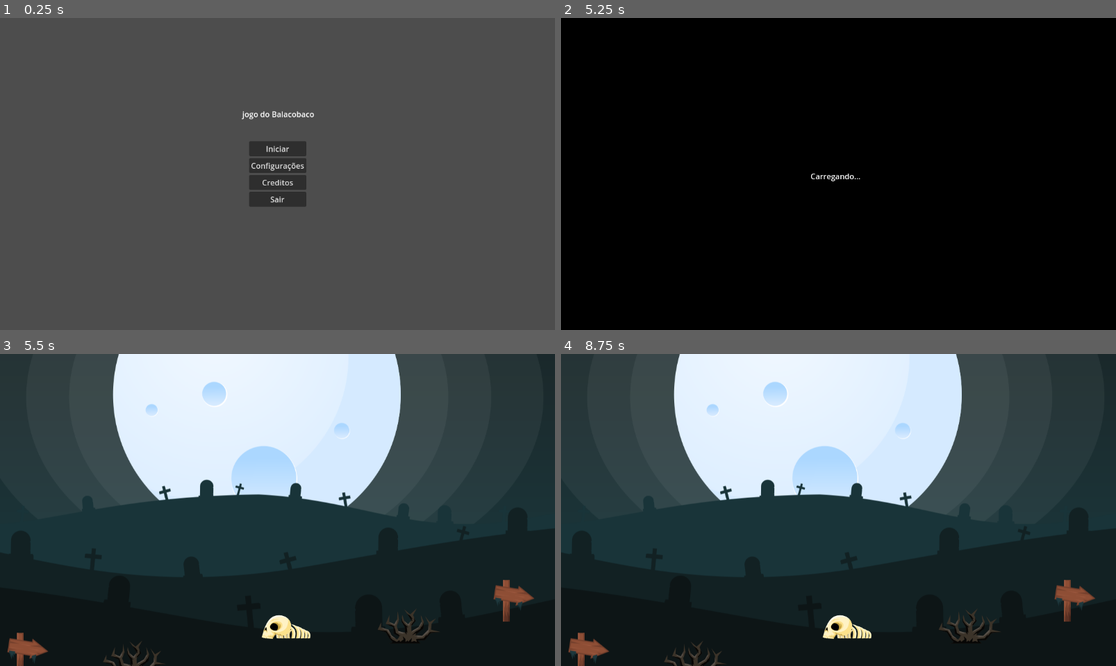
Above: before the commit, frames 1-4 (two rows, left to right).
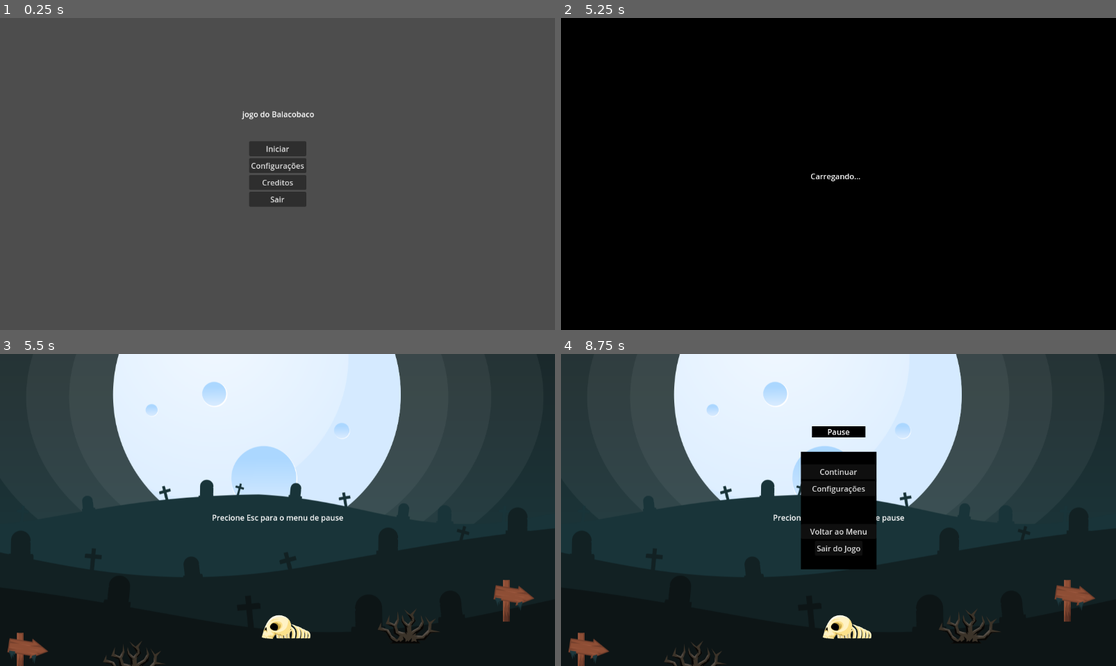
Above: after the commit, the same moments.

Repository: gsmereka/42-Game-Jam
Game: Godot game, scene res://Scenes/UI/Menu/menu.tscn
Two runs of this game, one before a commit and one after it. Both use one fixed random seed, a clock stepped at 60 frames per second and the inputs below.
Inputs:
- Up to frame 1 (0.25 s): no input
- Up to frame 2 (5.25 s): click "Configurações" at 0.5 s; click "Iniciar" at 1.25 s; click "Iniciar" at 2 s; click "Janela" at 2.75 s; click "Fechar" at 3.5 s; click "Iniciar" at 4.25 s; tap Enter at 5 s
- Up to frame 3 (5.5 s): no input
- Up to frame 4 (8.75 s): tap Space at 5.75, 7.25 s; tap Enter at 6.5, 8 s; tap Escape (Esc) at 8.65 s

Frames 1-2 are identical in both runs. In frame 3, 0.2% of the frame differs, in the area x 38-62%, y 51-55%; in frame 4, 5.6%, in the area x 38-62%, y 23-70%.

Commit message:
Feat: add pause menu

Diff:
--- a/Scenes/Game/Placeholder.tscn
+++ /dev/null
@@ -1,32 +0,0 @@
-[gd_scene load_steps=5 format=3 uid="uid://dsqdj3rnksu66"]
-
-[ext_resource type="Texture2D" uid="uid://b6k4hkde4sr6u" path="res://Assets/graveyardtilesetnew/png/BG.png" id="1_m3oyb"]
-[ext_resource type="Texture2D" uid="uid://t3387fnnbk3b" path="res://Assets/graveyardtilesetnew/png/Objects/ArrowSign.png" id="2_s5pip"]
-[ext_resource type="Texture2D" uid="uid://ccdvdqq2uirck" path="res://Assets/graveyardtilesetnew/png/Objects/DeadBush.png" id="3_bscjw"]
-[ext_resource type="Texture2D" uid="uid://c1qko03de7r5x" path="res://Assets/graveyardtilesetnew/png/Objects/Skeleton.png" id="4_1bj6p"]
-
-[node name="Placeholder" type="Node2D"]
-
-[node name="Bg" type="Sprite2D" parent="."]
-position = Vector2(537, 225)
-texture = ExtResource("1_m3oyb")
-
-[node name="ArrowSign" type="Sprite2D" parent="."]
-position = Vector2(58, 623)
-texture = ExtResource("2_s5pip")
-
-[node name="ArrowSign2" type="Sprite2D" parent="."]
-position = Vector2(1067, 513)
-texture = ExtResource("2_s5pip")
-
-[node name="DeadBush" type="Sprite2D" parent="."]
-position = Vector2(849, 565)
-texture = ExtResource("3_bscjw")
-
-[node name="DeadBush2" type="Sprite2D" parent="."]
-position = Vector2(279, 632)
-texture = ExtResource("3_bscjw")
-
-[node name="Skeleton" type="Sprite2D" parent="."]
-position = Vector2(594, 567)
-texture = ExtResource("4_1bj6p")
--- /dev/null
+++ b/Scenes/Game/Placeholder/Placeholder.tscn
@@ -0,0 +1,54 @@
+[gd_scene load_steps=7 format=3 uid="uid://dsqdj3rnksu66"]
+
+[ext_resource type="Script" uid="uid://n6ntknr6citb" path="res://Scenes/Game/Placeholder/placeholder.gd" id="1_dnif1"]
+[ext_resource type="AudioStream" uid="uid://clofo7hgx4sfj" path="res://Assets/Music/Castle_Music.mp3" id="2_mk1xm"]
+[ext_resource type="Texture2D" uid="uid://b6k4hkde4sr6u" path="res://Assets/graveyardtilesetnew/png/BG.png" id="2_tvfm1"]
+[ext_resource type="Texture2D" uid="uid://t3387fnnbk3b" path="res://Assets/graveyardtilesetnew/png/Objects/ArrowSign.png" id="3_mk1xm"]
+[ext_resource type="Texture2D" uid="uid://ccdvdqq2uirck" path="res://Assets/graveyardtilesetnew/png/Objects/DeadBush.png" id="4_5gvfw"]
+[ext_resource type="Texture2D" uid="uid://c1qko03de7r5x" path="res://Assets/graveyardtilesetnew/png/Objects/Skeleton.png" id="5_2pcka"]
+
+[node name="Placeholder" type="Node2D"]
+script = ExtResource("1_dnif1")
+
+[node name="AudioStreamPlayer2D" type="AudioStreamPlayer2D" parent="."]
+stream = ExtResource("2_mk1xm")
+autoplay = true
+
+[node name="Bg" type="Sprite2D" parent="."]
+position = Vector2(537, 225)
+texture = ExtResource("2_tvfm1")
+
+[node name="ArrowSign" type="Sprite2D" parent="."]
+position = Vector2(58, 623)
+texture = ExtResource("3_mk1xm")
+
+[node name="ArrowSign2" type="Sprite2D" parent="."]
+position = Vector2(1067, 513)
+texture = ExtResource("3_mk1xm")
+
+[node name="DeadBush" type="Sprite2D" parent="."]
+position = Vector2(849, 565)
+texture = ExtResource("4_5gvfw")
+
+[node name="DeadBush2" type="Sprite2D" parent="."]
+position = Vector2(279, 632)
+texture = ExtResource("4_5gvfw")
+
+[node name="Skeleton" type="Sprite2D" parent="."]
+position = Vector2(594, 567)
+texture = ExtResource("5_2pcka")
+
+[node name="Label" type="Label" parent="."]
+anchors_preset = 8
+anchor_left = 0.5
+anchor_top = 0.5
+anchor_right = 0.5
+anchor_bottom = 0.5
+offset_left = 440.0
+offset_top = 328.0
+offset_right = 713.0
+offset_bottom = 351.0
+grow_horizontal = 2
+grow_vertical = 2
+size_flags_horizontal = 4
+text = "Precione Esc para o menu de pause"
--- /dev/null
+++ b/Scenes/Game/Placeholder/placeholder.gd
@@ -0,0 +1,7 @@
+extends Node2D
+
+func _input(event: InputEvent) -> void:
+	if event.is_action_pressed("Esc"):
+		var node = preload("res://Scenes/UI/Pause/pause.tscn").instantiate()
+		get_tree().root.add_child(node)
+		get_tree().paused = true
--- a/Scenes/UI/Menu/menu.gd
+++ b/Scenes/UI/Menu/menu.gd
@@ -2,7 +2,7 @@
 
 
 func _on_start_pressed() -> void:
-	SceneLoader.load_scene("res://Scenes/Game/Placeholder.tscn")
+	SceneLoader.load_scene("res://Scenes/Game/Placeholder/Placeholder.tscn")
 	pass # Replace with function body.
 
 
--- /dev/null
+++ b/Scenes/UI/Pause/pause.gd
@@ -0,0 +1,27 @@
+extends Control
+
+
+func _on_continue_pressed() -> void:
+	if get_tree().paused:
+		get_tree().paused = false
+	self.queue_free()
+	pass # Replace with function body.
+
+
+func _on_config_pressed() -> void:
+	var node = preload("res://Scenes/UI/Config/config.tscn").instantiate()
+	add_child(node)
+	pass # Replace with function body.
+
+
+func _on_main_menu_pressed() -> void:
+	if get_tree().paused:
+		get_tree().paused = false
+	self.queue_free()
+	SceneLoader.load_scene("res://Scenes/UI/Menu/menu.tscn")
+	pass # Replace with function body.
+
+
+func _on_quit_game_pressed() -> void:
+	get_tree().quit()
+	pass # Replace with function body.
--- /dev/null
+++ b/Scenes/UI/Pause/pause.tscn
@@ -0,0 +1,119 @@
+[gd_scene load_steps=5 format=3 uid="uid://bvna4acg7h8hr"]
+
+[ext_resource type="Script" uid="uid://dby5ul6m4q10p" path="res://Scenes/UI/Pause/pause.gd" id="1_7vy5o"]
+[ext_resource type="PackedScene" uid="uid://kc0kjp1jkp70" path="res://Scenes/UI/Utils/BoxBackground/box_background.tscn" id="2_h6s05"]
+
+[sub_resource type="StyleBoxFlat" id="StyleBoxFlat_kpsrv"]
+bg_color = Color(0.359069, 0.359069, 0.359069, 0)
+
+[sub_resource type="Theme" id="Theme_kpsrv"]
+/styles/background = null
+
+[node name="Pause" type="Control"]
+process_mode = 3
+layout_mode = 3
+anchors_preset = 15
+anchor_right = 1.0
+anchor_bottom = 1.0
+grow_horizontal = 2
+grow_vertical = 2
+size_flags_horizontal = 4
+size_flags_vertical = 4
+script = ExtResource("1_7vy5o")
+metadata/_edit_lock_ = true
+
+[node name="ButtonBlock" type="ColorRect" parent="."]
+layout_mode = 1
+anchors_preset = 15
+anchor_right = 1.0
+anchor_bottom = 1.0
+grow_horizontal = 2
+grow_vertical = 2
+color = Color(1, 1, 1, 0)
+
+[node name="BoxBackground2" parent="." node_paths=PackedStringArray("node_ref") instance=ExtResource("2_h6s05")]
+offset_left = 530.5
+offset_top = 208.5
+offset_right = 530.5
+offset_bottom = 208.5
+grow_horizontal = 1
+grow_vertical = 1
+node_ref = NodePath("../Pause Label")
+
+[node name="Pause Label" type="Label" parent="."]
+layout_mode = 1
+anchors_preset = -1
+anchor_left = 0.5
+anchor_top = 0.222
+anchor_right = 0.5
+anchor_bottom = 0.222
+offset_left = -55.5
+offset_top = 6.14398
+offset_right = 55.5
+offset_bottom = 29.144
+grow_horizontal = 2
+text = "Pause"
+horizontal_alignment = 1
+metadata/_edit_use_anchors_ = true
+
+[node name="BoxBackground" parent="." node_paths=PackedStringArray("node_ref") instance=ExtResource("2_h6s05")]
+offset_left = 530.5
+offset_top = 208.5
+offset_right = 530.5
+offset_bottom = 208.5
+grow_horizontal = 1
+grow_vertical = 1
+node_ref = NodePath("../VBoxContainer")
+
+[node name="VBoxContainer" type="VBoxContainer" parent="."]
+layout_mode = 1
+anchors_preset = 8
+anchor_left = 0.5
+anchor_top = 0.5
+anchor_right = 0.5
+anchor_bottom = 0.5
+offset_left = -78.5
+offset_top = -110.5
+offset_right = 78.5
+offset_bottom = 110.5
+grow_horizontal = 2
+grow_vertical = 2
+
+[node name="Void" type="Label" parent="VBoxContainer"]
+layout_mode = 2
+theme_override_styles/normal = SubResource("StyleBoxFlat_kpsrv")
+
+[node name="Continue" type="Button" parent="VBoxContainer"]
+layout_mode = 2
+text = "Continuar"
+
+[node name="Config" type="Button" parent="VBoxContainer"]
+layout_mode = 2
+text = "Configurações"
+
+[node name="Void2" type="Label" parent="VBoxContainer"]
+layout_mode = 2
+theme_override_styles/normal = SubResource("StyleBoxFlat_kpsrv")
+
+[node name="Void3" type="Label" parent="VBoxContainer"]
+layout_mode = 2
+theme_override_styles/normal = SubResource("StyleBoxFlat_kpsrv")
+
+[node name="MainMenu" type="Button" parent="VBoxContainer"]
+layout_mode = 2
+text = "Voltar ao Menu"
+
+[node name="QuitGame" type="Button" parent="VBoxContainer"]
+layout_mode = 2
+size_flags_horizontal = 4
+theme = SubResource("Theme_kpsrv")
+text = "Sair do Jogo"
+
+[node name="Void4" type="Label" parent="VBoxContainer"]
+layout_mode = 2
+theme_override_styles/normal = SubResource("StyleBoxFlat_kpsrv")
+
+[connection signal="pressed" from="VBoxContainer/Continue" to="." method="_on_continue_pressed"]
+[connection signal="pressed" from="VBoxContainer/Config" to="." method="_on_config_pressed"]
+[connection signal="pressed" from="VBoxContainer/MainMenu" to="." method="_on_main_menu_pressed"]
+[connection signal="pressed" from="VBoxContainer/QuitGame" to="." method="_on_quit_game_pressed"]
Not shown, added: Assets/Music/Castle_Music.mp3.import
Not shown, added: Scenes/Game/Placeholder/placeholder.gd.uid
Not shown, added: Scenes/UI/Pause/pause.gd.uid
Not shown, added: Assets/Music/Castle_Music.mp3
